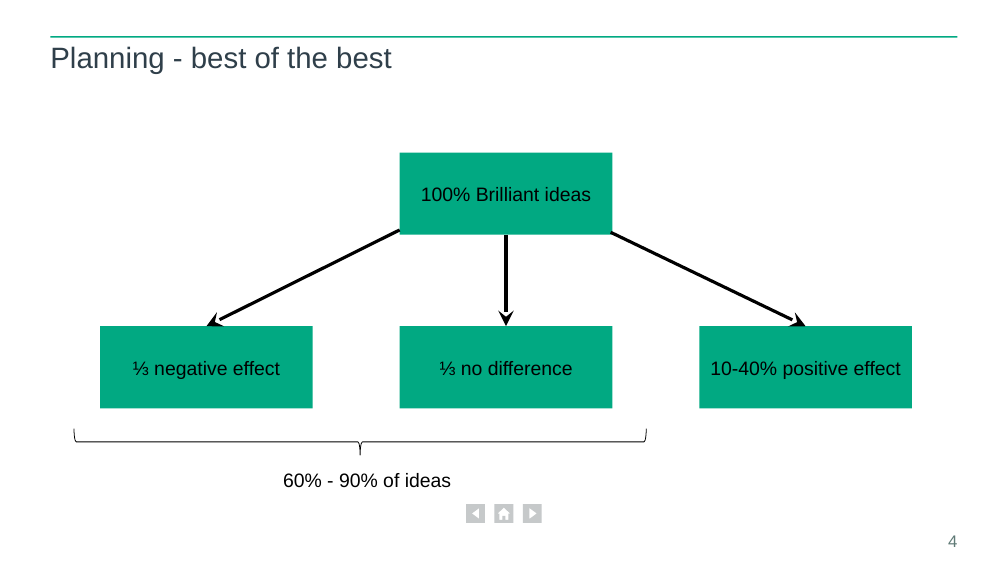
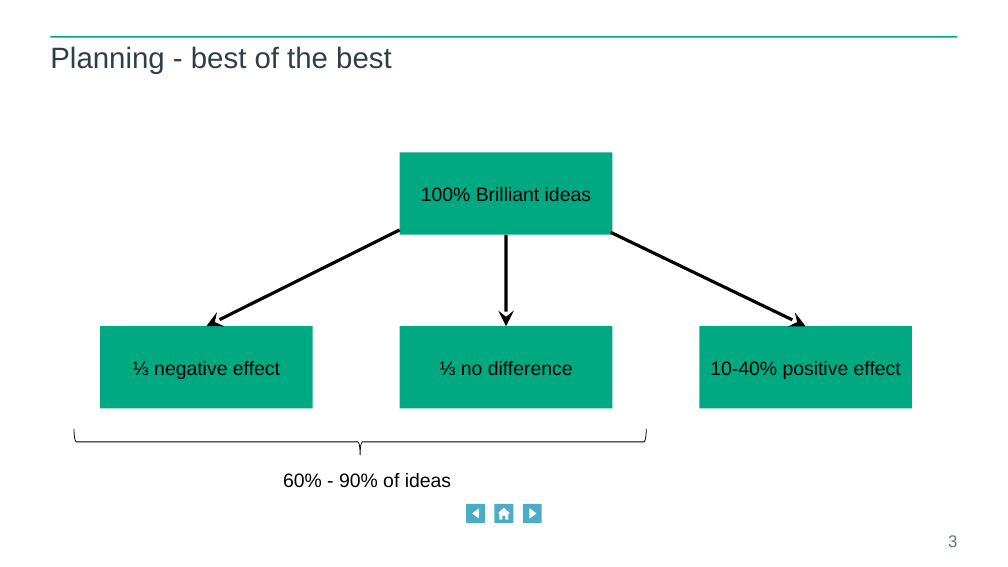
Before and after one commit to eljuanchosf/smit-training, a slide deck: slide 3 of dev/Introduction.pptx (slide 4 before the commit). Drawn at 1008x567 pixels with LibreOffice and Linux fonts; fonts in the diff are those of the drawing; background and template pictures are left out. Boxes give left, top, right and bottom in pixels: in the first picture for what was removed or moved away, otherwise in the second. Text is boxed around its words. In the diff, an @@ line names an element or a change of style, - is before the commit and + after.

```diff
--- a/dev/Introduction.pptx
+++ b/dev/Introduction.pptx
@@ fill #C6C9CA to #4BACC6 in 3 elements at <box>523,504,542,523</box>, <box>494,504,513,523</box>, <box>466,504,485,523</box> @@
@@ page number at <box>948,535,957,547</box>: text changed @@
-4
+3
```
Also in this commit, not shown: 7 other slides changed, 1 slide removed, 5 other files.
